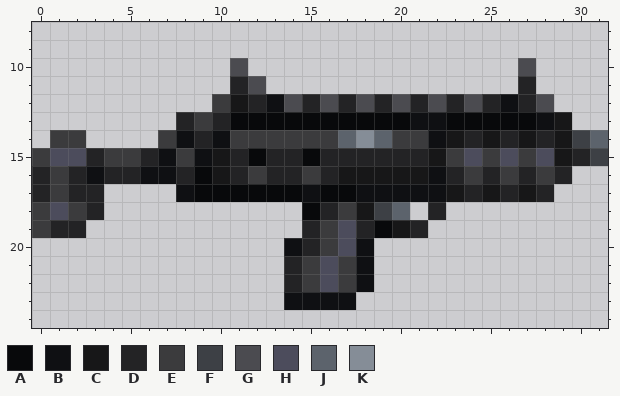
Edited in one commit: pixel-art sprite (Resources/Textures/_RMC14/Objects/Weapons/Guns/SMGs/mp27.rsi/icon.png). Above: the version before the commit.
The file is 32x32 pixels. Colours within 5 levels of each other are drawn and written as one. Shown: x 0..31, y 8..24.
Palette (. is transparent): A #08090b  B #0f1013  C #171718  D #232325  E #3b3b3d  F #3d4045  G #4b4b50  H #4c4c5c  J #5c636c  K #858d97
The result:
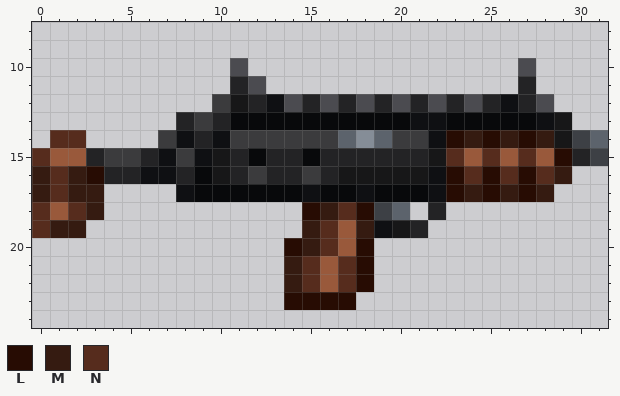
Colours new in this view: L #270c03  M #351b11  N #562c1d
What changed:
colour H: #4c4c5c -> #99593b
y 14: x 1..2 EE -> NN; x 23..28 CDCDCD -> LMLMLM
y 15: x 0 E -> N; x 23 E -> N; x 25 E -> N; x 27 E -> N; x 29 C -> L
y 16: x 0..3 DEDB -> MNML; x 23..29 DEDEDED -> LNLNLNM
y 17: x 0..3 DEDD -> MNMM; x 19..21 BBB -> AAA; x 23..28 CDCDCD -> LMLMLM
y 18: x 0 E -> N; x 2..3 ED -> NM; x 15..18 ADEC -> LMNL
y 19: x 0..2 EDD -> NMM; x 15..16 DE -> MN; x 18..19 DA -> MB
y 20: x 14..16 BDE -> LMN; x 18 B -> L
y 21..22: x 14..15 DE -> MN; x 17..18 EB -> NL
y 23: x 14..17 BBBB -> LLLL
Where, in picture pixels (left, top, right, bottom), the same in both pictures:
changed: (32, 130, 104, 238)
changed: (284, 130, 572, 310)
